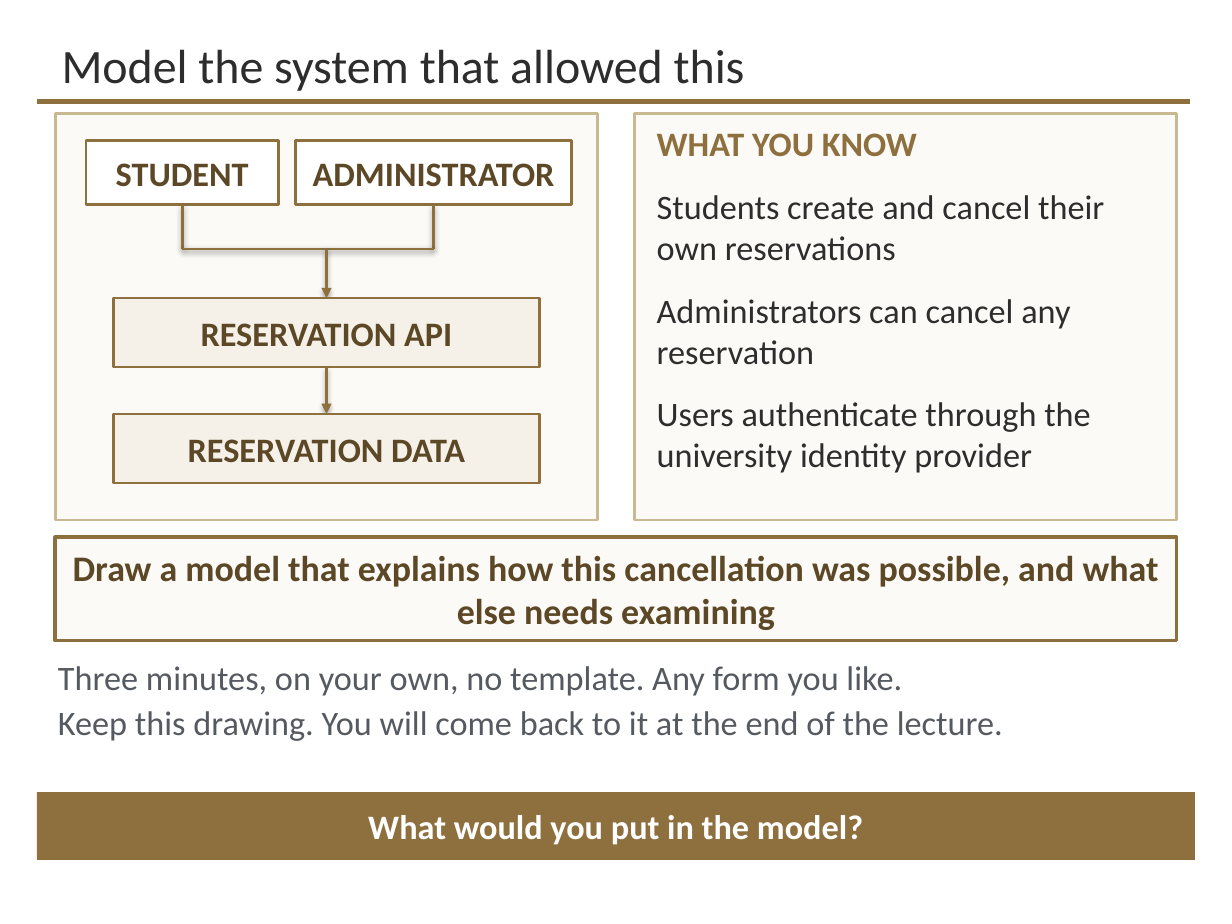
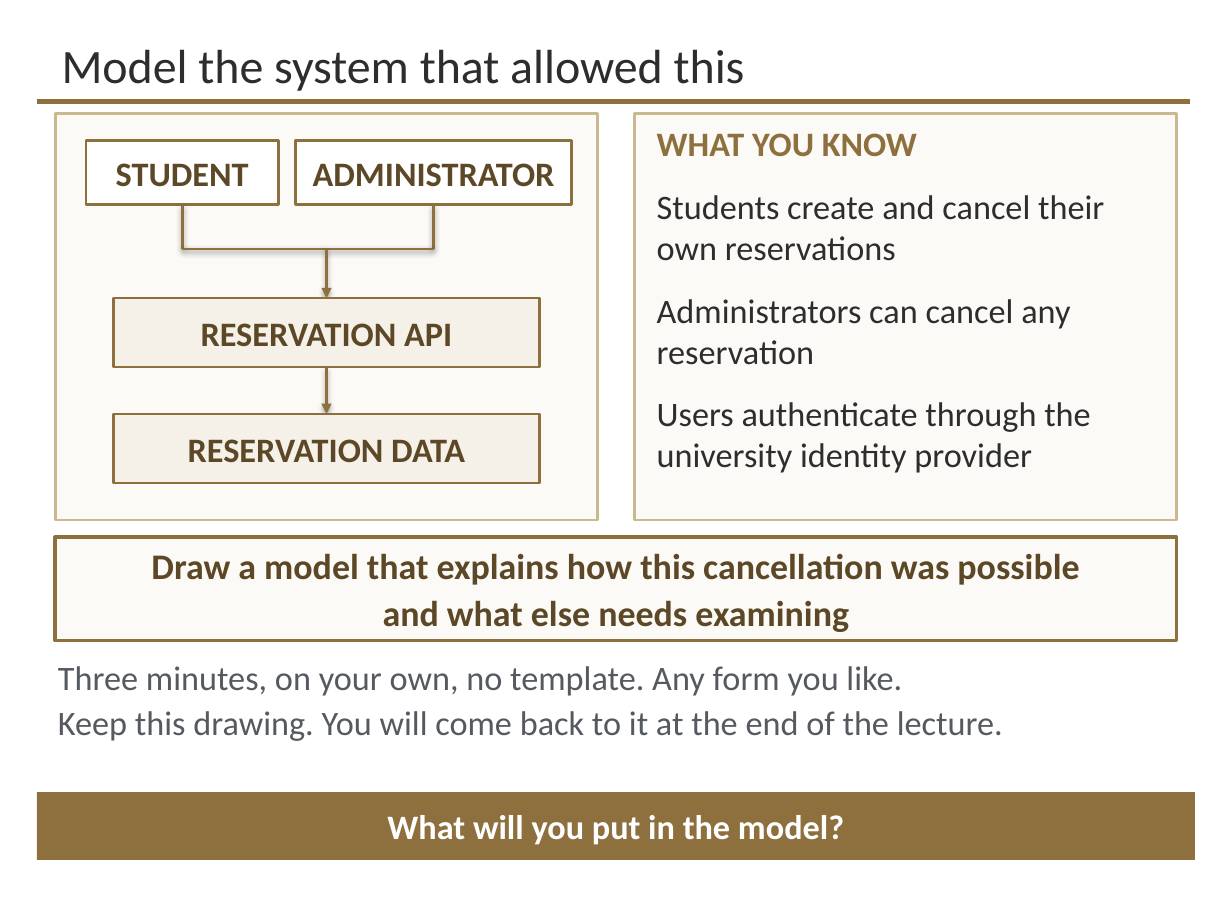
Before and after one commit to davisjam/model-based-agentic-software-engineering, a slide deck: slide 10 of course/lectures/act-3-software-in-the-world/05-security-engineering/3-5-Security-Engineering-1-Threat-Modeling.pptx. Drawn at 1232x924 pixels with LibreOffice and Linux fonts; fonts in the diff are those of the drawing; background and template pictures are left out. Boxes give left, top, right and bottom in pixels: in the first picture for what was removed or moved away, otherwise in the second. Text is boxed around its words. In the diff, an @@ line names an element or a change of style, - is before the commit and + after.

```diff
--- a/course/lectures/act-3-software-in-the-world/05-security-engineering/3-5-Security-Engineering-1-Threat-Modeling.pptx
+++ b/course/lectures/act-3-software-in-the-world/05-security-engineering/3-5-Security-Engineering-1-Threat-Modeling.pptx
@@ text in rectangle at (x1=151, y1=553, x2=1079, y2=632): text changed @@
-Draw a model that explains how this cancellation was possible, and what else needs examining
+Draw a model that explains how this cancellation was possible
+and what else needs examining
@@ text in rectangle at (x1=387, y1=815, x2=844, y2=845): text changed @@
-What would you put in the model?
+What will you put in the model?
```
Also in this commit, not shown: 20 other slides changed, 7 slides removed.
